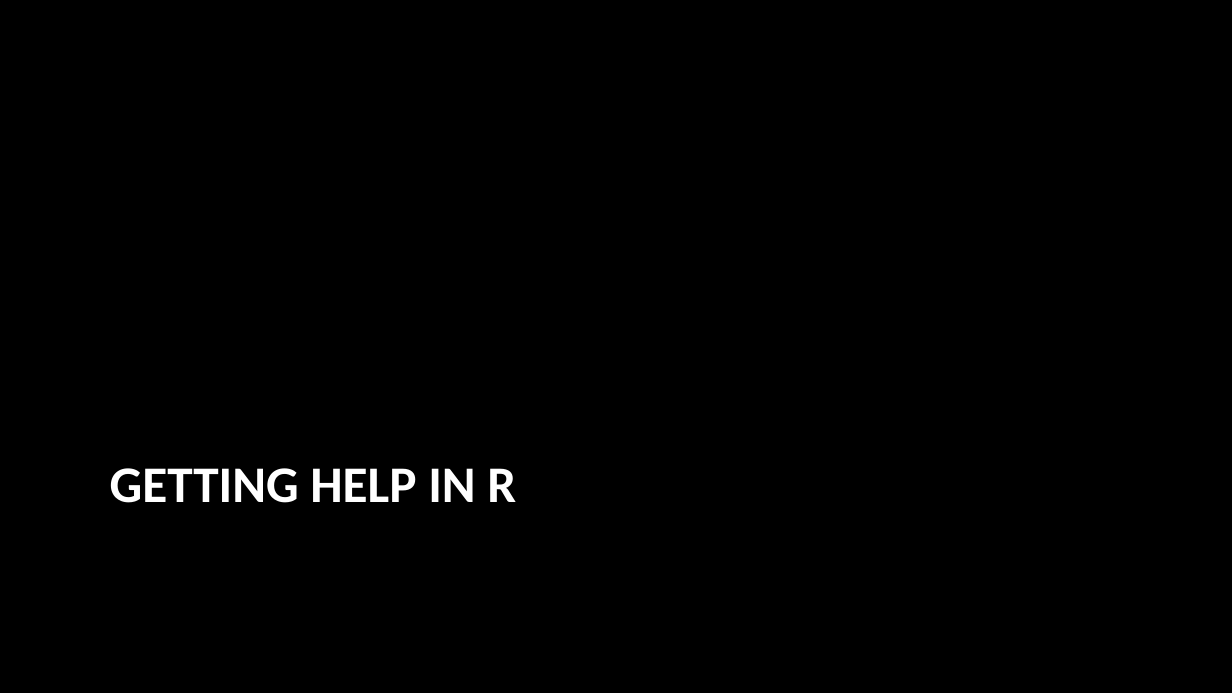
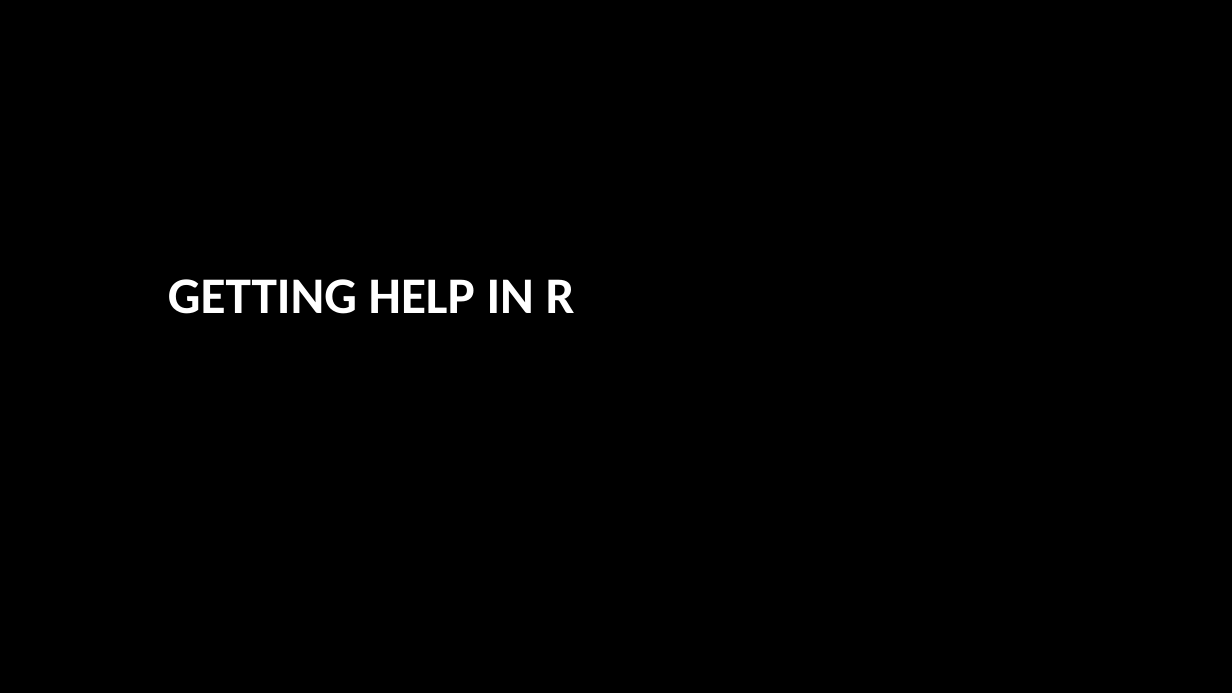
Before and after one commit to josephmhango/research-methods, a slide deck: slide 19 of lectures/Rlang/1- intro and syntax basics/syntax basics.pptx. Drawn at 1232x693 pixels with LibreOffice and Linux fonts; fonts in the diff are those of the drawing; background and template pictures are left out. Boxes give left, top, right and bottom in pixels: in the first picture for what was removed or moved away, otherwise in the second. Text is boxed around its words. In the diff, an @@ line names an element or a change of style, - is before the commit and + after.

```diff
--- a/lectures/Rlang/1- intro and syntax basics/syntax basics.pptx
+++ b/lectures/Rlang/1- intro and syntax basics/syntax basics.pptx
@@ title "GETTING HELP IN R": place and size @@
-title "GETTING HELP IN R" at (110,468,516,503)
+title "GETTING HELP IN R" at (168,279,575,314)
```
Also in this commit, not shown: 5 other slides changed, 1 slide added, 1 slide removed, 4 other files.
